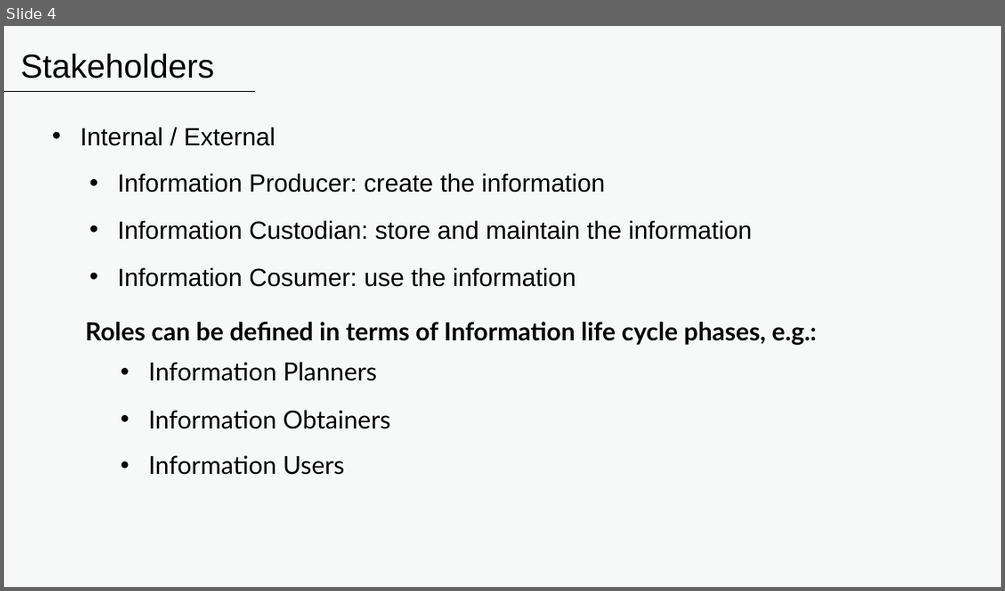
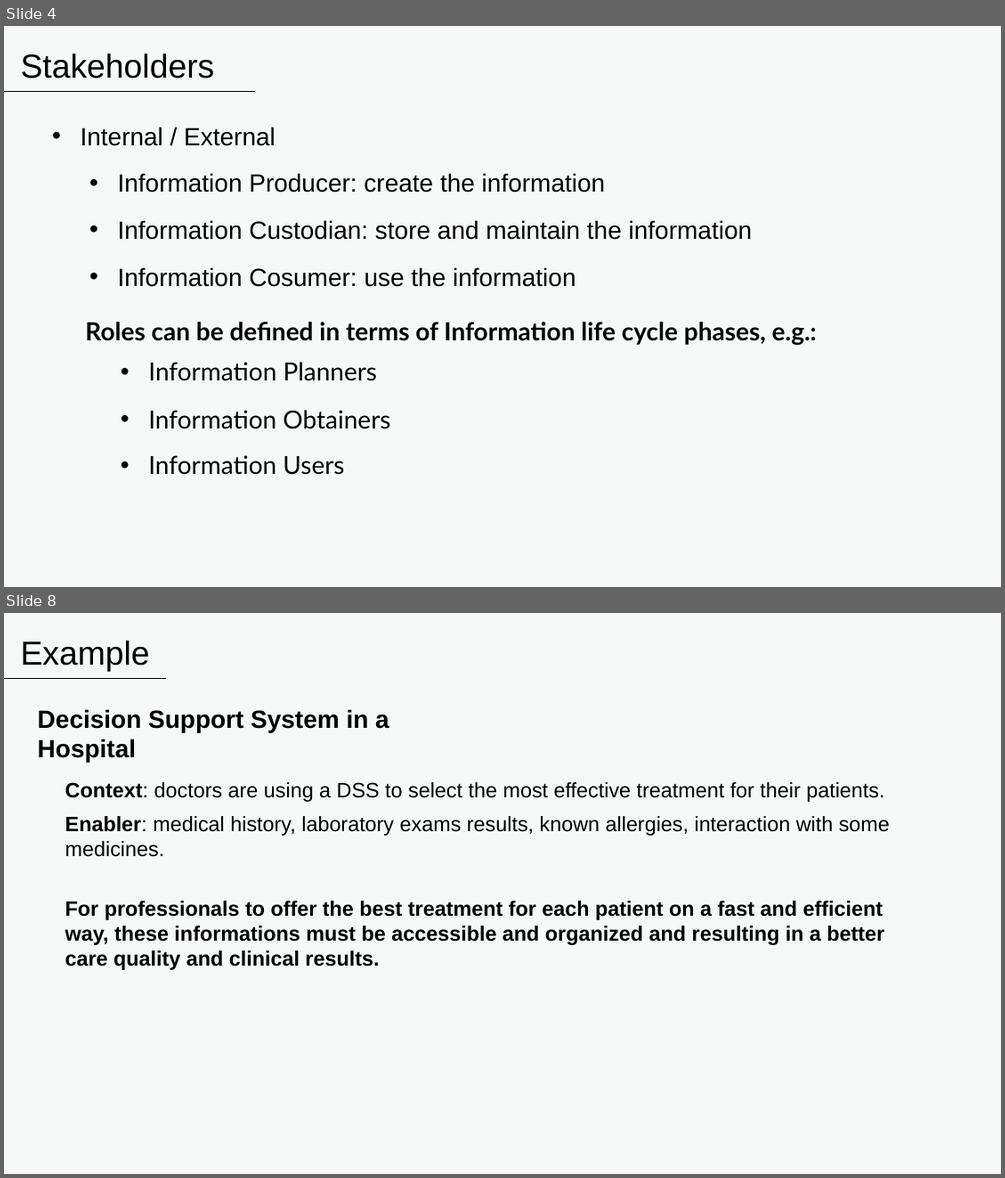
Before and after one commit to aryfarahs/PUCPR, a slide deck: 3Periodo/InfoTechMngmt/Information Enabler.pptx. Shown one above the other, each under a label of ours: slide 4 before the commit, slides 4 and 8 after it; the slides between them are not shown. The pictures are 1005x591 and 1005x1178 pixels, drawn with LibreOffice and Linux fonts; fonts in the diff are those of the drawing. Boxes give left, top, right and bottom in pixels: in the first picture for what was removed or moved away, otherwise in the second. Text is boxed around its words. In the diff, an @@ line names an element or a change of style, - is before the commit and + after.

```diff
--- a/3Periodo/InfoTechMngmt/Information Enabler.pptx
+++ b/3Periodo/InfoTechMngmt/Information Enabler.pptx
@@ slide 8 added at box(4, 613, 1001, 1174), background #FFFFFF @@
@@ ellipse added at box(4, 613, 1001, 1174), fill #F7F9F9 @@
@@ rectangle added at box(4, 613, 1001, 1174), fill #F7F9F9 @@
@@ text added at box(21, 641, 150, 671), 32 pt, text #000000 @@
+Example
@@ line added from (4, 678) to (165, 678), #000000 1.5 pt @@
@@ text added at box(38, 709, 389, 763), 24 pt, text #000000, bold @@
+Decision Support System in a Hospital
@@ text added at box(65, 782, 884, 802), 20 pt, text #000000 @@
+Context: doctors are using a DSS to select the most effective treatment for their patients.
@@ text added at box(65, 816, 890, 857), 20 pt, text #000000 @@
+Enabler: medical history, laboratory exams results, known allergies, interaction with some medicines.
@@ text added at box(65, 900, 884, 970), 20 pt, text #000000, bold @@
+For professionals to offer the best treatment for each patient on a fast and efficient way, these informations must be accessible and organized and resulting in a better care quality and clinical results.
```
Also in this commit, not shown: 4 other slides added, 1 slide removed.
